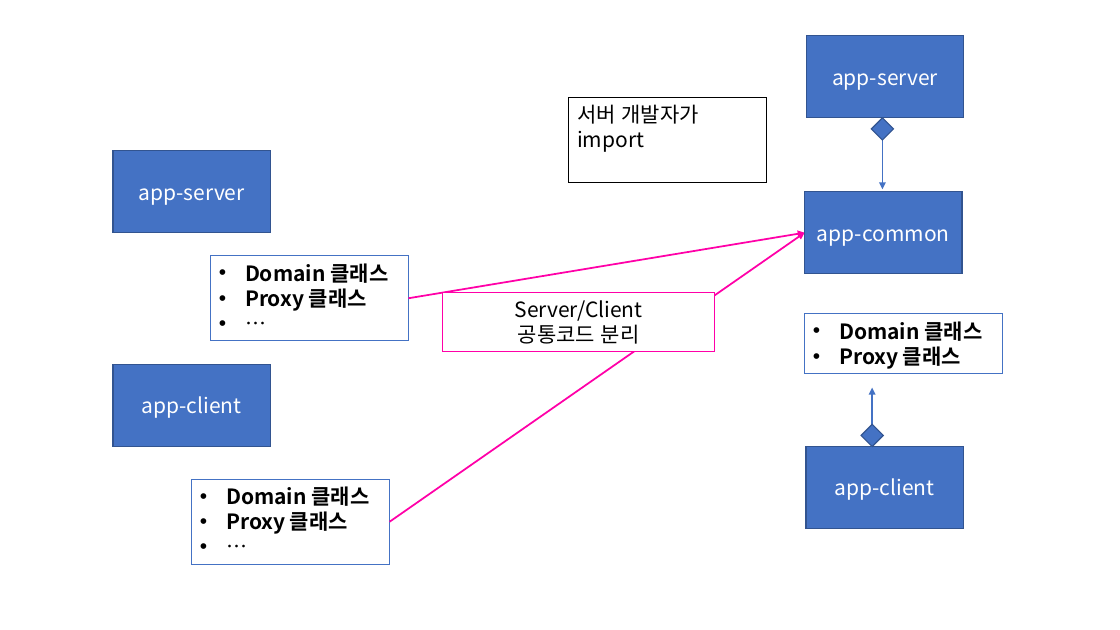
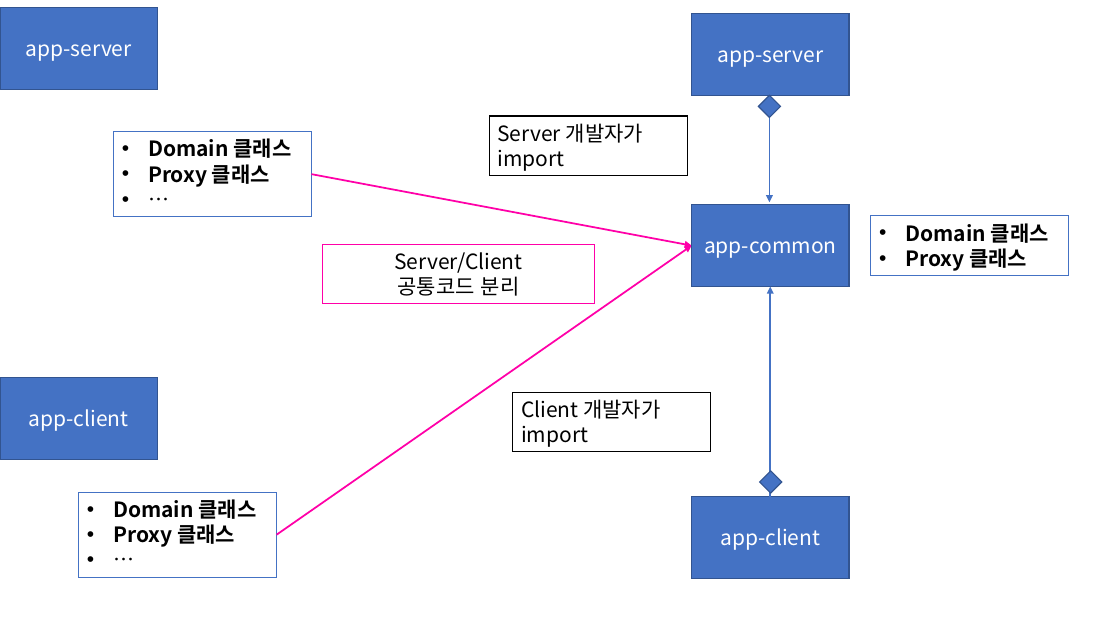
Before and after one commit to Dingadung/2022-study-workspace, a slide deck: slide 9 of study-note/자바/2022-08-19 내용정리.pptx. Drawn at 1120x630 pixels with LibreOffice and Linux fonts; fonts in the diff are those of the drawing. Boxes give left, top, right and bottom in pixels: in the first picture for what was removed or moved away, otherwise in the second. Text is boxed around its words. In the diff, an @@ line names an element or a change of style, - is before the commit and + after.

```diff
--- a/study-note/자바/2022-08-19 내용정리.pptx
+++ b/study-note/자바/2022-08-19 내용정리.pptx
@@ rectangle "app-server" moved from (x1=113, y1=150, x2=270, y2=233) to (x1=0, y1=8, x2=157, y2=90) @@
@@ rectangle "app-server" moved from (x1=807, y1=36, x2=964, y2=118) to (x1=691, y1=13, x2=849, y2=96) @@
@@ rectangle "Server 개발자가" resized from (x1=569, y1=97, x2=767, y2=182) to (x1=489, y1=116, x2=687, y2=176) @@
@@ diamond moved from (x1=871, y1=118, x2=893, y2=139) to (x1=759, y1=95, x2=781, y2=117) @@
@@ arrow moved from (882, 117) - (882, 189) to (770, 95) - (770, 202) @@
@@ rectangle "Domain 클래스" moved from (x1=211, y1=256, x2=409, y2=341) to (x1=113, y1=132, x2=312, y2=217) @@
@@ text in rectangle at (x1=497, y1=123, x2=643, y2=143): text changed @@
-서버 개발자가
+Server 개발자가
@@ arrow moved from (408, 298) - (805, 233) to (312, 174) - (691, 245) @@
@@ rectangle "app-common" moved from (x1=805, y1=192, x2=962, y2=274) to (x1=691, y1=205, x2=849, y2=287) @@
@@ rectangle "Domain 클래스" moved from (x1=805, y1=314, x2=1003, y2=374) to (x1=871, y1=216, x2=1070, y2=276) @@
@@ 2 rectangles, 1 arrow moved together from (x1=113, y1=233, x2=805, y2=565) to (x1=0, y1=245, x2=691, y2=577) @@
@@ rectangle "Server/Client" moved from (x1=443, y1=292, x2=714, y2=352) to (x1=323, y1=245, x2=594, y2=304) @@
@@ arrow moved from (872, 447) - (872, 387) to (770, 497) - (770, 287) @@
@@ rectangle added at (x1=513, y1=392, x2=711, y2=452), fill #FFFFFF, outline #000000 1 pt, 18 pt, text #000000 @@
+Client 개발자가
+import
@@ diamond moved from (x1=861, y1=424, x2=883, y2=446) to (x1=760, y1=471, x2=781, y2=493) @@
@@ rectangle "app-client" moved from (x1=806, y1=447, x2=963, y2=529) to (x1=691, y1=497, x2=849, y2=579) @@
```
Also in this commit, not shown: 5 other files.
